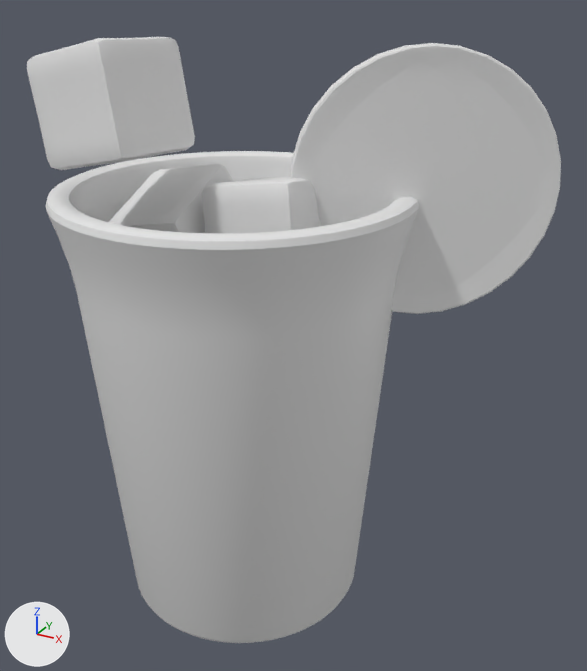
Renders of the OBJ model public/assets/drink-baked/blog0055.obj from each side of a commit.
Before and after are seen from a 50 mm lens placed at (3.44, -5.32, 5.2), pointed at (0.48, 0.07, 2.5). Lighting does not change. The marker at lower left points along +X, +Y and +Z. The first picture is the older version. Where no turn or scale is listed for an object, it has been applied to the vertices.
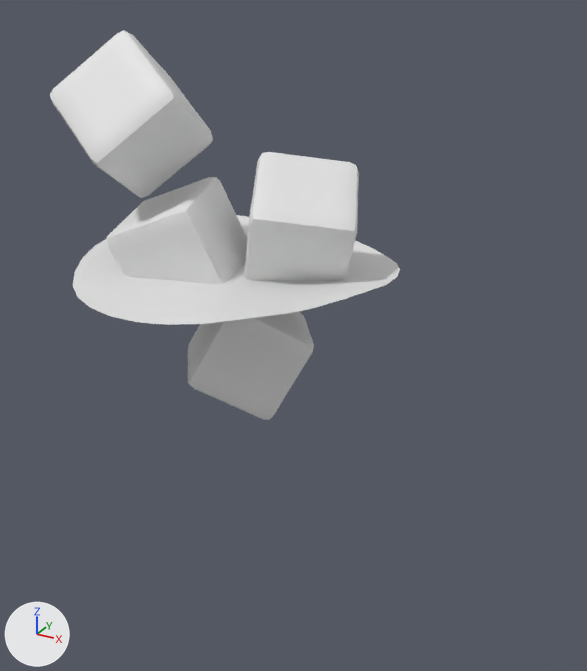
Pixel boxes [x1, y1, x2, y2] of what changed, in the pictures (587 x 671 px; the box of a moved part takes in the faces that stretch with it):
'Cylinder', deleted: before [46, 151, 419, 643]
'Circle.001', deleted: before [290, 43, 561, 314]
'Cube.003', reshaped (25% taller): before [27, 37, 195, 170]; after [50, 31, 213, 198]
'Cube.002', reshaped: before [202, 177, 320, 233]; after [244, 152, 359, 281]
'Cube.001', reshaped: before [109, 164, 233, 233]; after [107, 177, 248, 284]
part 1 of me_cube, moved or reshaped (not visible before): after [188, 311, 314, 420]
part 5 of me_plane, moved or reshaped (not visible before): after [73, 215, 400, 325]

Patch to the scene script:
```diff
--- a/public/assets/drink-baked/blog0055.obj.py
+++ b/public/assets/drink-baked/blog0055.obj.py
@@ me_cube @@
 # used by ob_cube; location = (0.0, 0.0, 0.0)
-me_cube.from_pydata(...)  # 386 vertices, 384 faces; spans x -0.628..0.65, y -0.625..0.62, z 1.798..2.88
+me_cube.from_pydata(...)  # 386 vertices, 384 faces; spans x -0.569..0.684, y -0.56..0.635, z 1.783..2.831
+# me_cube part 1: the whole mesh is multiplied about its middle by the matrix ((-0.954, -0.292, 0.064), (-0.047, 0.36, 0.932), (-0.295, 0.886, -0.357)), then moved by (0.046, 0.04, -0.032)
@@ me_cube_001 @@
 # used by ob_cube_001; location = (0.0, 0.0, 0.0)
-me_cube_001.from_pydata(...)  # 386 vertices, 384 faces; spans x -0.942..-0.02, y -0.562..0.5, z 2.71..3.83
+me_cube_001.from_pydata(...)  # 386 vertices, 384 faces; spans x -0.999..0.113, y -0.646..0.39, z 2.635..3.704
+# me_cube_001 part 2: the whole mesh is multiplied about its middle by the matrix ((0.956, -0.181, -0.229), (0.237, 0.939, 0.248), (0.17, -0.292, 0.941)), then moved by (0.038, -0.097, -0.1)
@@ me_cube_002 @@
 # used by ob_cube_002; location = (0.0, 0.0, 0.0)
-me_cube_002.from_pydata(...)  # 386 vertices, 384 faces; spans x -0.084..0.836, y -0.49..0.41, z 2.911..3.886
+me_cube_002.from_pydata(...)  # 386 vertices, 384 faces; spans x -0.1..1.056, y -0.409..0.805, z 2.847..3.951
+# me_cube_002 part 3: the whole mesh is multiplied about its middle by the matrix ((0.221, -0.821, 0.526), (-0.257, -0.569, -0.781), (0.941, 0.038, -0.337)), then moved by (0.102, 0.238, 0.001)
@@ me_cube_003 @@
 # used by ob_cube_003; location = (0.0, 0.0, 0.0)
-me_cube_003.from_pydata(...)  # 386 vertices, 384 faces; spans x -1.114..-0.137, y -1.075..-0.184, z 3.891..4.834
+me_cube_003.from_pydata(...)  # 386 vertices, 384 faces; spans x -1.364..-0.217, y -0.798..0.378, z 3.556..4.839
+# me_cube_003 part 4: the whole mesh is multiplied about its middle by the matrix ((0.749, -0.228, -0.622), (0.511, 0.796, 0.324), (0.422, -0.561, 0.713)), then moved by (-0.165, 0.42, -0.165)
@@ me_plane @@
 # used by ob_plane; location = (0.0, 0.0, 0.0)
-me_plane.from_pydata(...)  # 252 vertices, 74 faces; spans x -1.31..1.31, y -1.3..1.3, z 3.0..3.16
+me_plane.from_pydata(...)  # 216 vertices, 159 faces; spans x -1.31..1.31, y -1.31..1.31, z 3.0..3.15
+# me_plane part 5: 18 vertices moved from x -1.21..1.21, y -1.3..1.3, z 3.02..3.15 to x -1.21..1.21, y -1.31..1.31, z 3.02..3.15; 180 vertices removed from x -1.31..1.31, y -1.3..1.3, z 3.0..3.16; 144 vertices added at x -1.29..1.29, y -1.3..1.3, z 3.0..3.15
@@ ob_circle_001 @@
-ob_circle_001 = bpy.data.objects.new('Circle.001', me_circle_001)
-ob_circle_001.location = (0.0, 0.0, 0.0)
@@ ob_cylinder @@
-ob_cylinder = bpy.data.objects.new('Cylinder', me_cylinder)
-ob_cylinder.location = (0.0, 0.0, 0.0)
```
